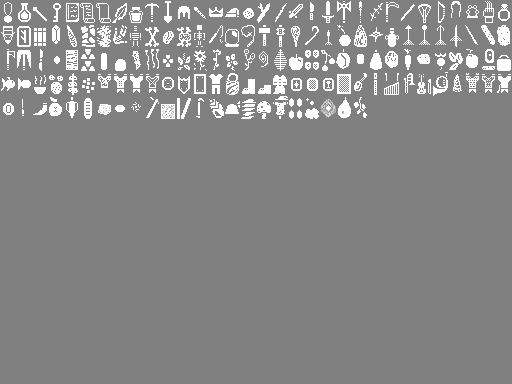
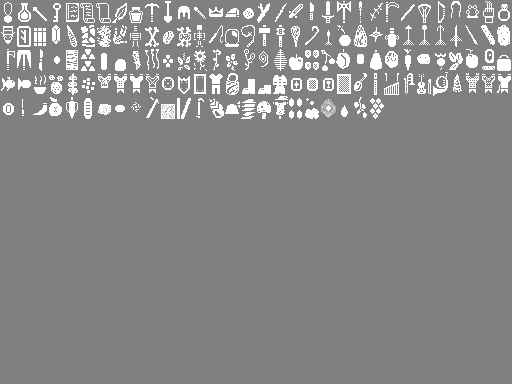
Before/after of a 512 × 384 layered artwork. What changed in the layer stack:
painted on "Background" over [338,97,384,119]
